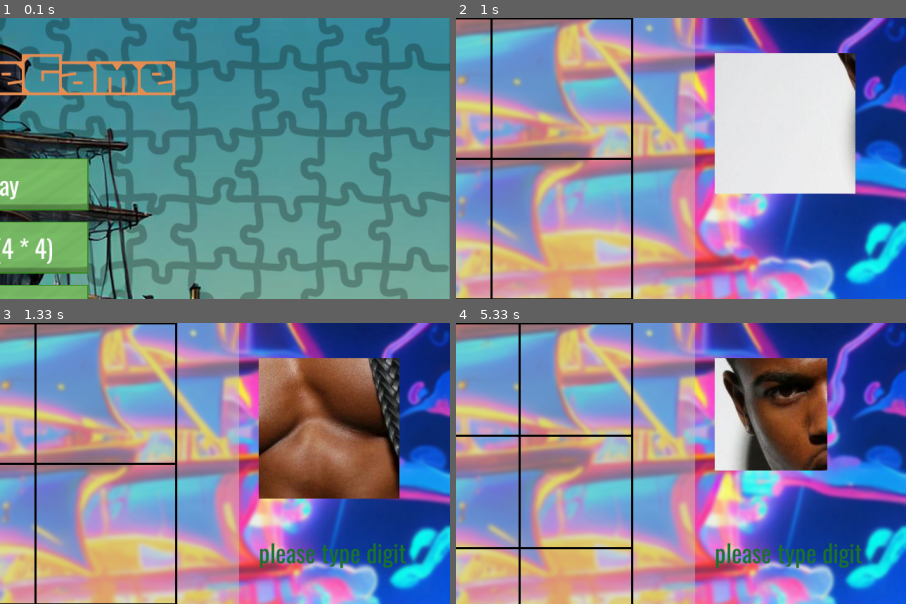
Above: before the commit, frames 1-4 (two rows, left to right).
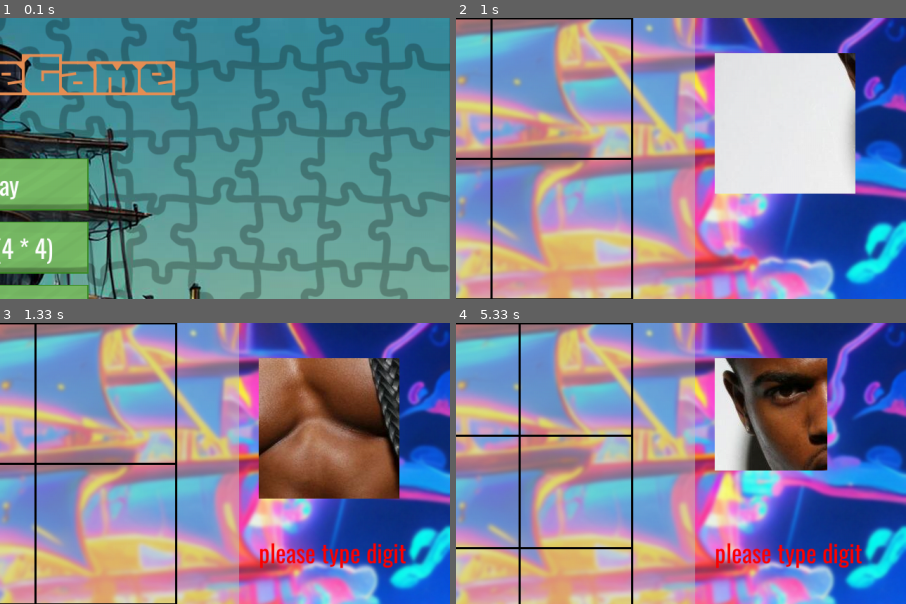
Above: after the commit, the same moments.

Repository: ragonya/PyGameProject
Game: pygame game, started from main.py
Two runs of this game, one before a commit and one after it. Both use one fixed random seed, a clock stepped at 60 frames per second and the inputs below.
Inputs (mouse positions are % of the whole screen's width and height, from its top left):
- Up to frame 1 (0.1 s): no input
- Up to frame 2 (1 s): click "Play" at 0.38 s; type "ann" at 0.67 s
- Up to frame 3 (1.33 s): tap Enter at 1 s; click "Scroll Down" at 1.27 s
- Up to frame 4 (5.33 s): click (87, 85) at 1.6 s; click "Hint" at 2.48 s; click (88, 88) at 2.82 s; click "easy (4 * 4)" at 3.15 s; click (76, 41) at 3.48 s; click "Play" at 4.82 s; tap Enter at 5.1 s
The pictures show only the part of the screen within x 50-100%, y 0-50%; the shares and areas given below are measured in that part.

Frames 1-2 are identical in both runs. In frame 3, 1.3% of the frame differs, in the area x 57-91%, y 78-88%; in frame 4, 1.3%.

Commit message:
Update main.py

Diff:
--- a/main.py
+++ b/main.py
@@ -376,7 +376,7 @@
             if bool_type[keys[i]]:
                 image_to_load = image.load(f'temp_folder/square_{bool_type[keys[i]]}.jpg')
                 screen.blit(image_to_load, left_top_angles[str(keys[i] - 1)])
-
+        print(bool_type)
         screen.blit(current_image, (W - 272, 50))
         left = (width - temp_folder.square_size * dif[count]) // 2
         top = (height - temp_folder.square_size * dif[count]) // 2
@@ -405,7 +405,7 @@
                 elif e.key == K_RETURN:
                     if text == '':
                         text = 'please type digit'
-                        text_surface = font_to_warning.render(text, True, (26, 117, 47))
+                        text_surface = font_to_warning.render(text, True, Color('RED'))
                         text = ''
                     elif int(text) <= dif[count] * dif[count] and (int(text) > 0):
                         if index_list[index] not in value_check:
@@ -415,8 +415,10 @@
                             text_surface = main_font.render(text, True, (26, 117, 47))
                         else:
                             text = 'image already used'
-                            text_surface = font_to_warning.render(text, True, (26, 117, 47))
+                            text_surface = font_to_warning.render(text, True, Color('RED'))
                             text = ''
+                elif e.key == K_z:
+                    del bool_type[list(bool_type.keys())[-1]]
                 else:
                     if e.unicode.isdigit():
                         text += e.unicode
